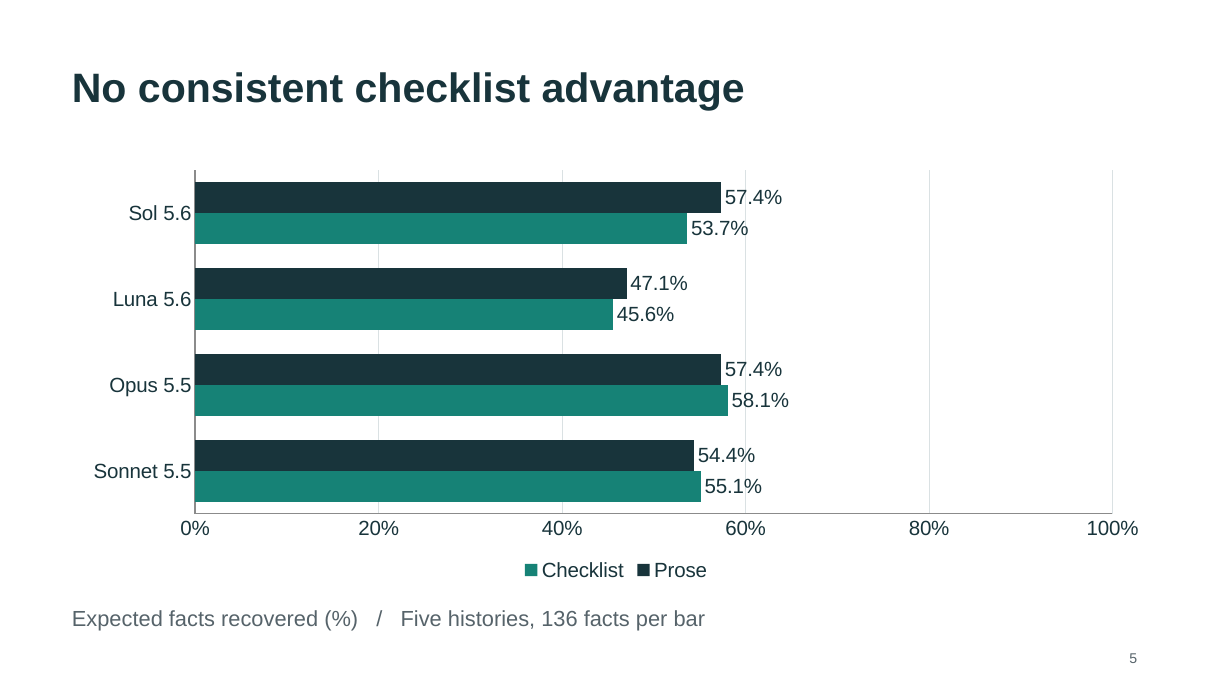
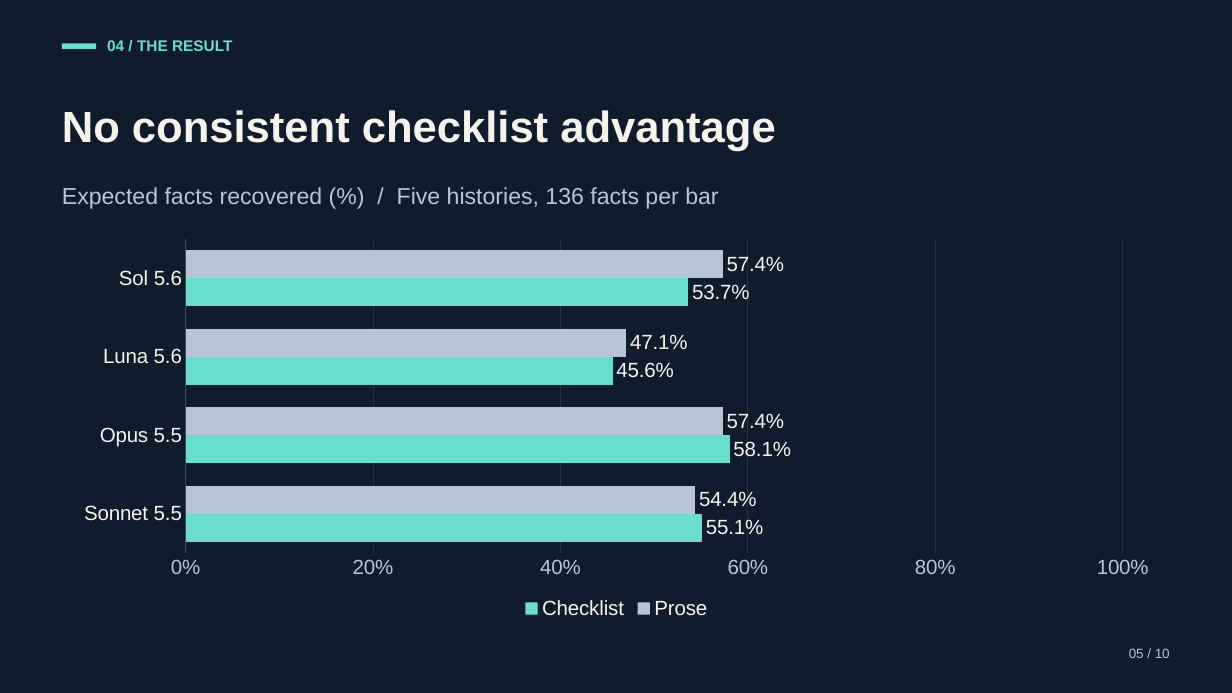
Before and after one commit to CS3227-2610-MP3-Deskmate/CS3227-2610-MP3, a slide deck: slide 5 of experiments/agent-handoff-2026-10-19/Agent_Handoff_Results.pptx. Drawn at 1232x693 pixels with LibreOffice and Linux fonts; fonts in the diff are those of the drawing. Boxes give left, top, right and bottom in pixels: in the first picture for what was removed or moved away, otherwise in the second. Text is boxed around its words. In the diff, an @@ line names an element or a change of style, - is before the commit and + after.

```diff
--- a/experiments/agent-handoff-2026-10-19/Agent_Handoff_Results.pptx
+++ b/experiments/agent-handoff-2026-10-19/Agent_Handoff_Results.pptx
@@ background #FFFFFF to #101B2D @@
@@ rectangle added at (62, 43, 96, 49), fill #69DECC @@
@@ text added at (107, 40, 232, 51), 12 pt, text #69DECC, bold @@
+04 / THE RESULT
@@ text "No consistent checklist advantage": place and size @@
-text "No consistent checklist advantage" at (72, 72, 745, 110)
+text "No consistent checklist advantage" at (62, 110, 775, 151)
@@ text "No consistent checklist advantage" at (62, 110, 775, 151): size 32 to 34 pt, text colour #18343B to #F5F3EB; line spacing 1.15 to 1; vertical alignment top to middle @@
@@ text "Expected facts recovered (%) / ...": place and size @@
-text "Expected facts recovered (%) / ..." at (72, 610, 706, 631)
+text "Expected facts recovered (%) / ..." at (62, 187, 718, 209)
@@ text "Expected facts recovered (%) / ..." at (62, 187, 718, 209): size 17 to 18 pt, text colour #56636A to #B9C4D5; line spacing 1.15 to 1 @@
@@ bar chart at (62, 231, 1171, 624) @@
@@ colour of Prose #18343B to #B9C4D5 @@
@@ data labels of Prose changed @@
@@ colour of Checklist #168276 to #69DECC @@
@@ data labels of Checklist changed @@
@@ legend changed @@
@@ category axis changed @@
@@ value axis changed @@
@@ lettering changed @@
@@ bar chart: place and size @@
-bar chart at (72, 162, 1161, 585)
+bar chart at (62, 231, 1171, 624)
@@ text removed at (1129, 653, 1137, 663) @@
-5
@@ text added at (1129, 648, 1170, 658), 10.5 pt, text #B9C4D5 @@
+05 / 10
```
Also in this commit, not shown: 11 other slides changed, 1 other file.
